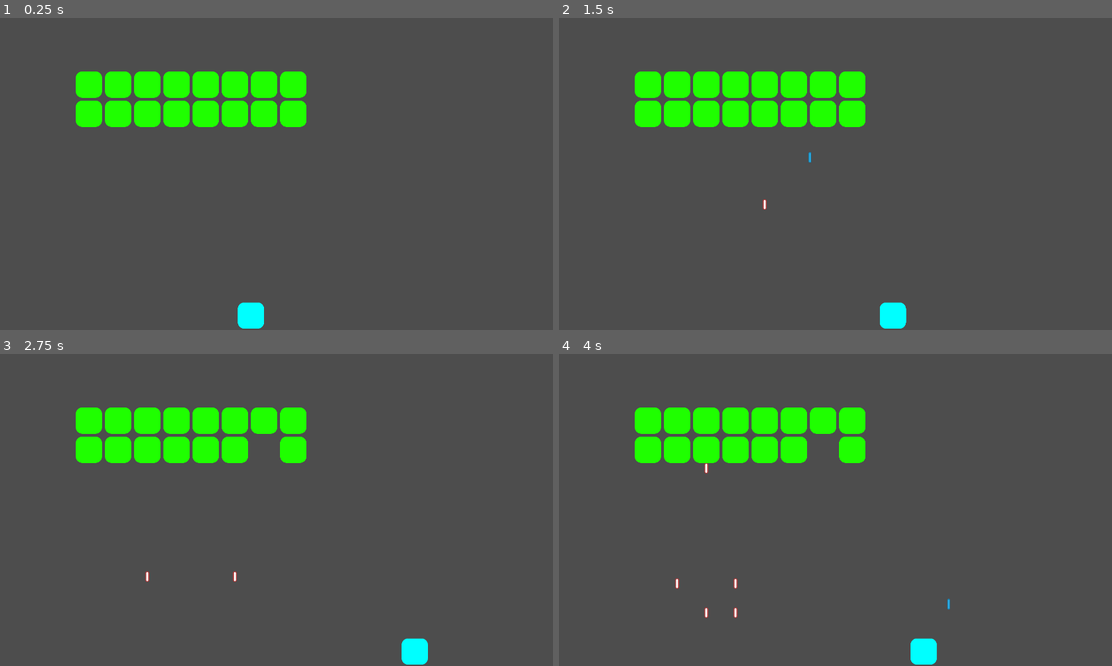
Above: before the commit, frames 1-4 (two rows, left to right).
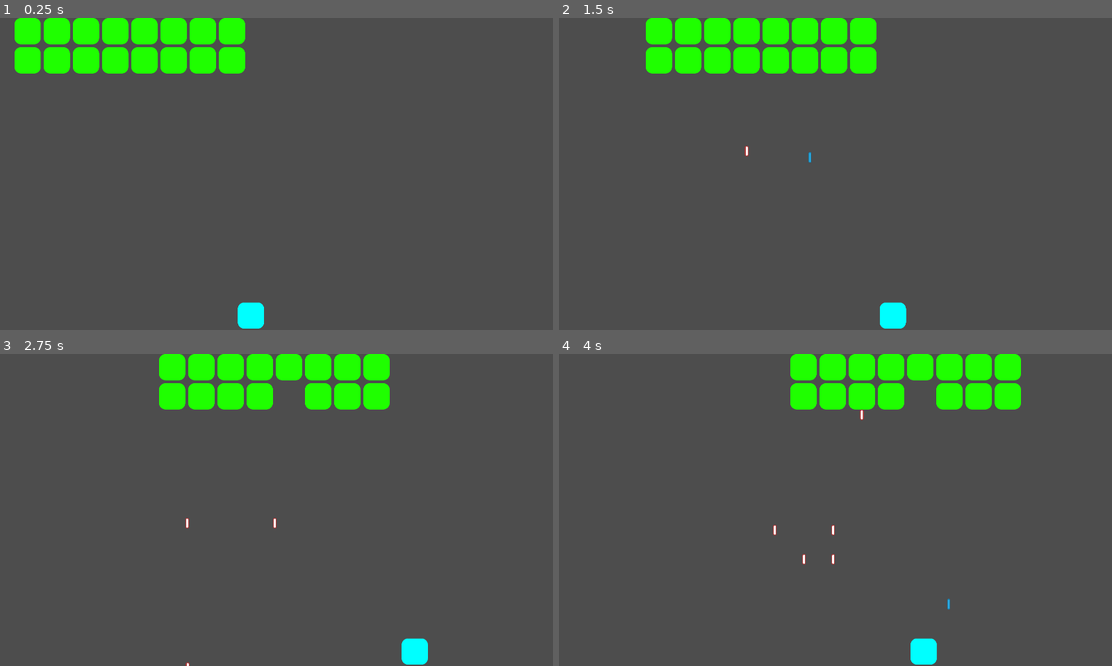
Above: after the commit, the same moments.

Repository: michael-j-coyne/space-defense
Game: Godot game, scene res://scenes/levels/level_1.tscn
The game is run twice, just before and just after one commit, with the same random seed, the same clock (stepped at 60 frames per second) and the same inputs. This scene is started directly instead of the project's main scene.
Inputs (mouse positions are in pixels of both pictures, inside the frame that each line leads up to):
- Up to frame 1 (0.25 s): no input
- Up to frame 2 (1.5 s): tap Enter (ui_accept) at 0.5, 0.77 s; move the mouse to (957, 158) at 0.52 s; hold Right (ui_right) 0.53-1.25 s; hold Shift 0.53-1.25 s; click (957, 158) at 0.67 s; drag from (724, 189) to (890, 314) at 1.27 s
- Up to frame 3 (2.75 s): move the mouse to (331, 441) at 2.02 s; hold Right (ui_right) from 2.03 s (still down); tap Ctrl at 2.1 s
- Up to frame 4 (4 s): release Right (ui_right) at 2.75 s; drag from (807, 572) to (647, 419) at 2.77 s; move the mouse to (1001, 556) at 3.52 s; hold Left (ui_left) from 3.53 s (still down); tap Alt at 3.6 s; tap Enter (ui_accept) at 3.77 s

The runs differ from the first frame. In frame 1, 12% of the frame differs, in the area x 2-56%, y 0-35%; in frame 2, 12%, in the area x 13-58%, y 0-62%; in frame 3, 11%; in frame 4, 12%.

Commit message:
Create a tentative level 1

Diff:
--- a/scenes/levels/level_1.tscn
+++ b/scenes/levels/level_1.tscn
@@ -1,8 +1,9 @@
-[gd_scene load_steps=4 format=3 uid="uid://ia31x2yrg6fm"]
+[gd_scene load_steps=5 format=3 uid="uid://ia31x2yrg6fm"]
 
 [ext_resource type="PackedScene" uid="uid://sp4n6hlsqgso" path="res://scenes/enemies/grunt.tscn" id="1_rkiph"]
 [ext_resource type="PackedScene" uid="uid://dbi0jyorwh27f" path="res://scenes/player.tscn" id="2_hv1iq"]
 [ext_resource type="PackedScene" uid="uid://bf0pxxqhe06jr" path="res://scenes/enemy_grid.tscn" id="3_g4qgt"]
+[ext_resource type="PackedScene" uid="uid://c6g8jq43tis0q" path="res://components/left_right_entity_mover.tscn" id="4_crj5m"]
 
 [node name="Level1" type="Node2D"]
 
@@ -10,54 +11,75 @@
 position = Vector2(868, 1030)
 
 [node name="EnemyGrid" parent="." instance=ExtResource("3_g4qgt")]
-position = Vector2(262, 185)
 num_cols = 8
 metadata/_edit_group_ = true
 
 [node name="Grunt" parent="EnemyGrid" instance=ExtResource("1_rkiph")]
+position = Vector2(45.5, 45.5)
 shot_chance_percentage = 0.1
 
 [node name="Grunt2" parent="EnemyGrid" instance=ExtResource("1_rkiph")]
+position = Vector2(146.5, 45.5)
 shot_chance_percentage = 0.1
 
 [node name="Grunt3" parent="EnemyGrid" instance=ExtResource("1_rkiph")]
+position = Vector2(247.5, 45.5)
 shot_chance_percentage = 0.1
 
 [node name="Grunt4" parent="EnemyGrid" instance=ExtResource("1_rkiph")]
+position = Vector2(348.5, 45.5)
 shot_chance_percentage = 0.1
 
 [node name="Grunt5" parent="EnemyGrid" instance=ExtResource("1_rkiph")]
+position = Vector2(449.5, 45.5)
 shot_chance_percentage = 0.1
 
 [node name="Grunt6" parent="EnemyGrid" instance=ExtResource("1_rkiph")]
+position = Vector2(550.5, 45.5)
 shot_chance_percentage = 0.1
 
 [node name="Grunt7" parent="EnemyGrid" instance=ExtResource("1_rkiph")]
+position = Vector2(651.5, 45.5)
 shot_chance_percentage = 0.1
 
 [node name="Grunt8" parent="EnemyGrid" instance=ExtResource("1_rkiph")]
+position = Vector2(752.5, 45.5)
 shot_chance_percentage = 0.1
 
 [node name="Grunt9" parent="EnemyGrid" instance=ExtResource("1_rkiph")]
+position = Vector2(45.5, 146.5)
 shot_chance_percentage = 0.1
 
 [node name="Grunt10" parent="EnemyGrid" instance=ExtResource("1_rkiph")]
+position = Vector2(146.5, 146.5)
 shot_chance_percentage = 0.1
 
 [node name="Grunt11" parent="EnemyGrid" instance=ExtResource("1_rkiph")]
+position = Vector2(247.5, 146.5)
 shot_chance_percentage = 0.1
 
 [node name="Grunt12" parent="EnemyGrid" instance=ExtResource("1_rkiph")]
+position = Vector2(348.5, 146.5)
 shot_chance_percentage = 0.1
 
 [node name="Grunt13" parent="EnemyGrid" instance=ExtResource("1_rkiph")]
+position = Vector2(449.5, 146.5)
 shot_chance_percentage = 0.1
 
 [node name="Grunt14" parent="EnemyGrid" instance=ExtResource("1_rkiph")]
+position = Vector2(550.5, 146.5)
 shot_chance_percentage = 0.1
 
 [node name="Grunt15" parent="EnemyGrid" instance=ExtResource("1_rkiph")]
+position = Vector2(651.5, 146.5)
 shot_chance_percentage = 0.1
 
 [node name="Grunt16" parent="EnemyGrid" instance=ExtResource("1_rkiph")]
+position = Vector2(752.5, 146.5)
 shot_chance_percentage = 0.1
+
+[node name="LeftRightEntityMover" parent="." node_paths=PackedStringArray("entity") instance=ExtResource("4_crj5m")]
+entity = NodePath("../EnemyGrid")
+boundary_value = 1920.0
+vertical_step = 100.0
+speed = 200.0
